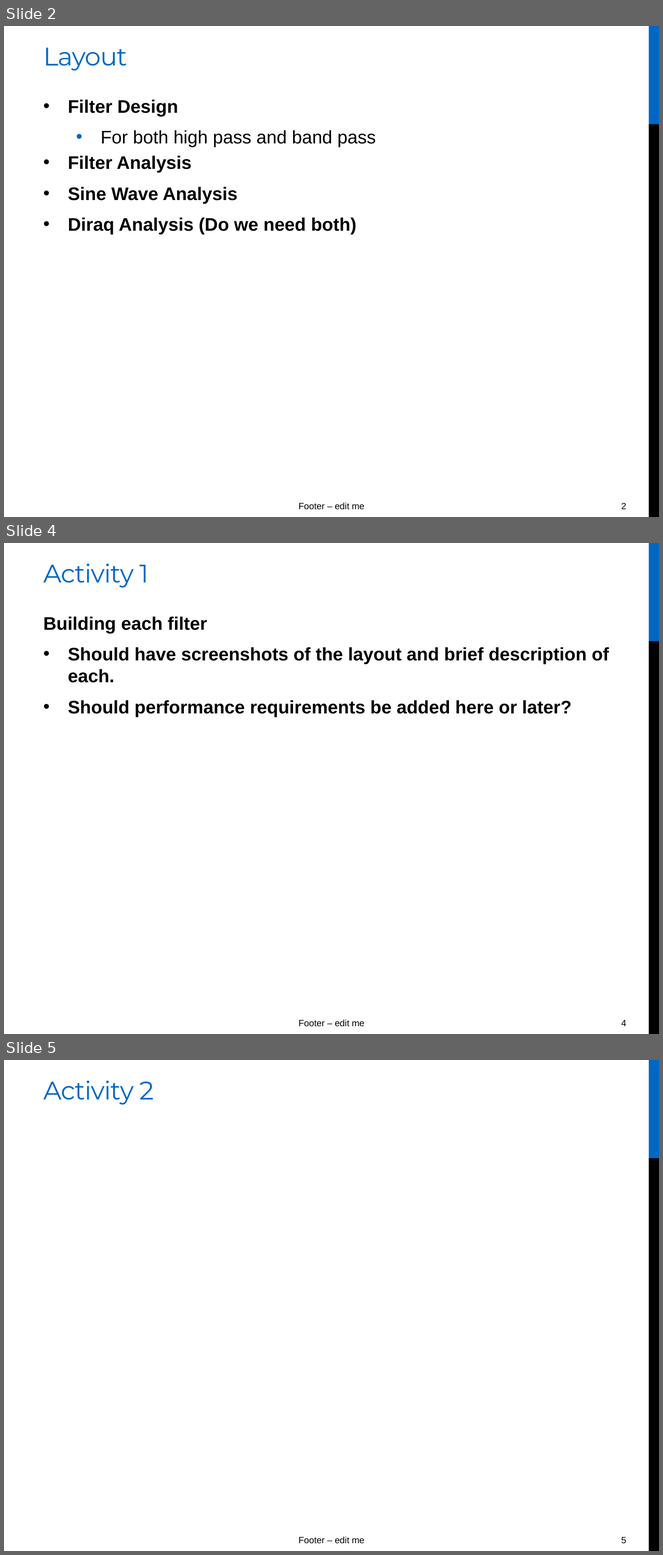
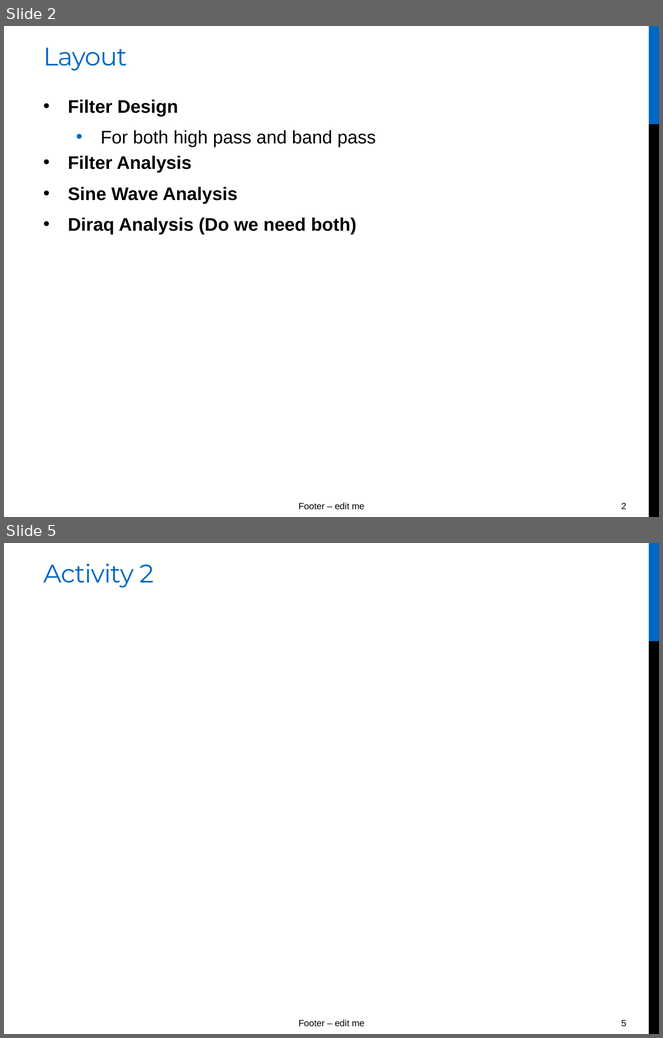
Before and after one commit to ChadwickyN/DSP_Project, a slide deck: FINAl_PRESENTATION.pptx. Shown one above the other, each under a label of ours: slides 2, 4 and 5 before the commit, slides 2 and 5 after it; the slides between them are not shown. The pictures are 663x1555 and 663x1038 pixels, drawn with LibreOffice and Linux fonts; fonts in the diff are those of the drawing; grey boxes stand for pictures. Boxes give left, top, right and bottom in pixels: in the first picture for what was removed or moved away, otherwise in the second. Text is boxed around its words. In the diff, an @@ line names an element or a change of style, - is before the commit and + after.

```diff
--- a/FINAl_PRESENTATION.pptx
+++ b/FINAl_PRESENTATION.pptx
@@ slide 4 removed at <box>4,543,659,1034</box>, background #FFFFFF; not listed: 4 template elements that a slide beside it also shows @@
@@ title removed at <box>44,563,149,588</box> @@
-Activity 1
@@ text removed at <box>44,616,609,717</box> @@
-Building each filter
-• Should have screenshots of the layout and brief description of each.
-• Should performance requirements be added here or later?
```
Also in this commit, not shown: 2 slides changed, 12 slides added, 1 other slide removed, 1 other file.
